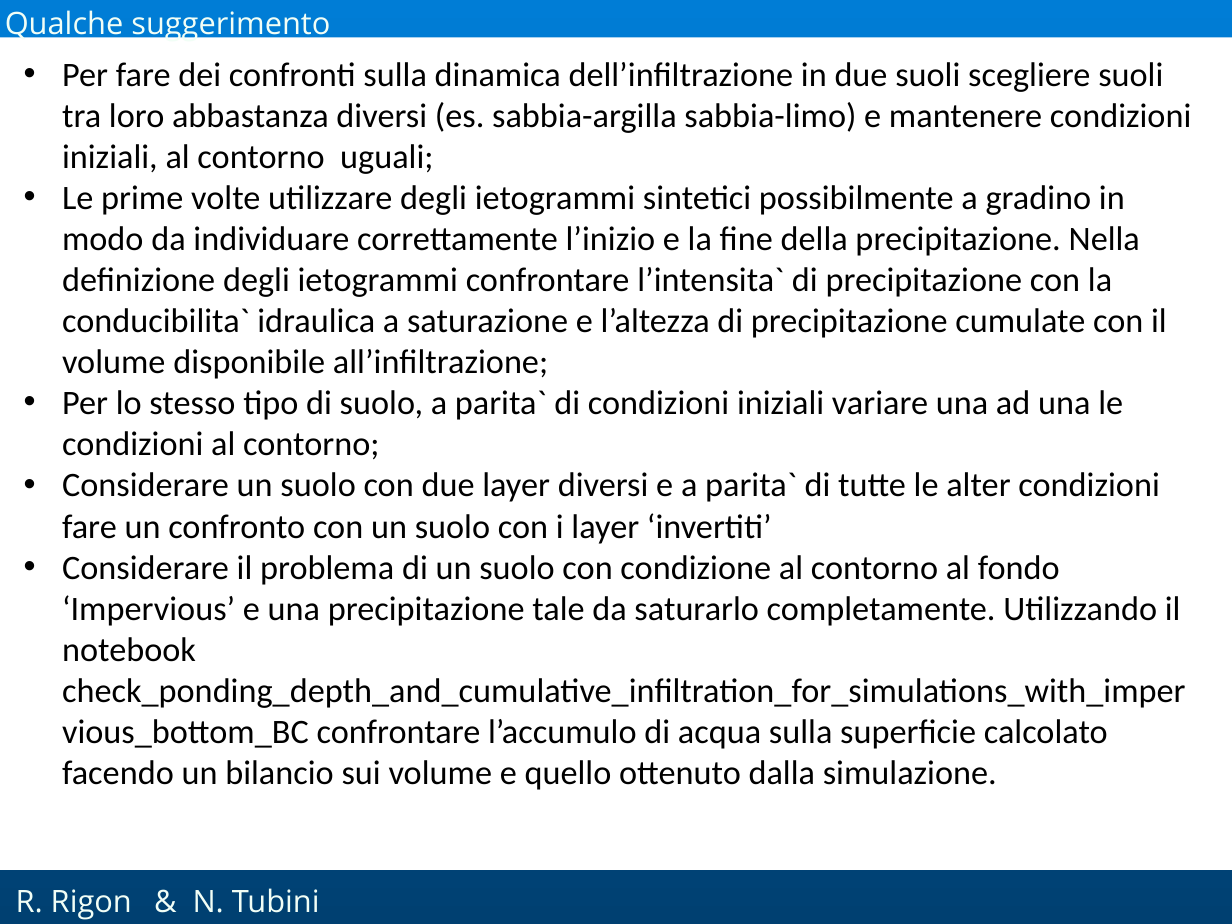
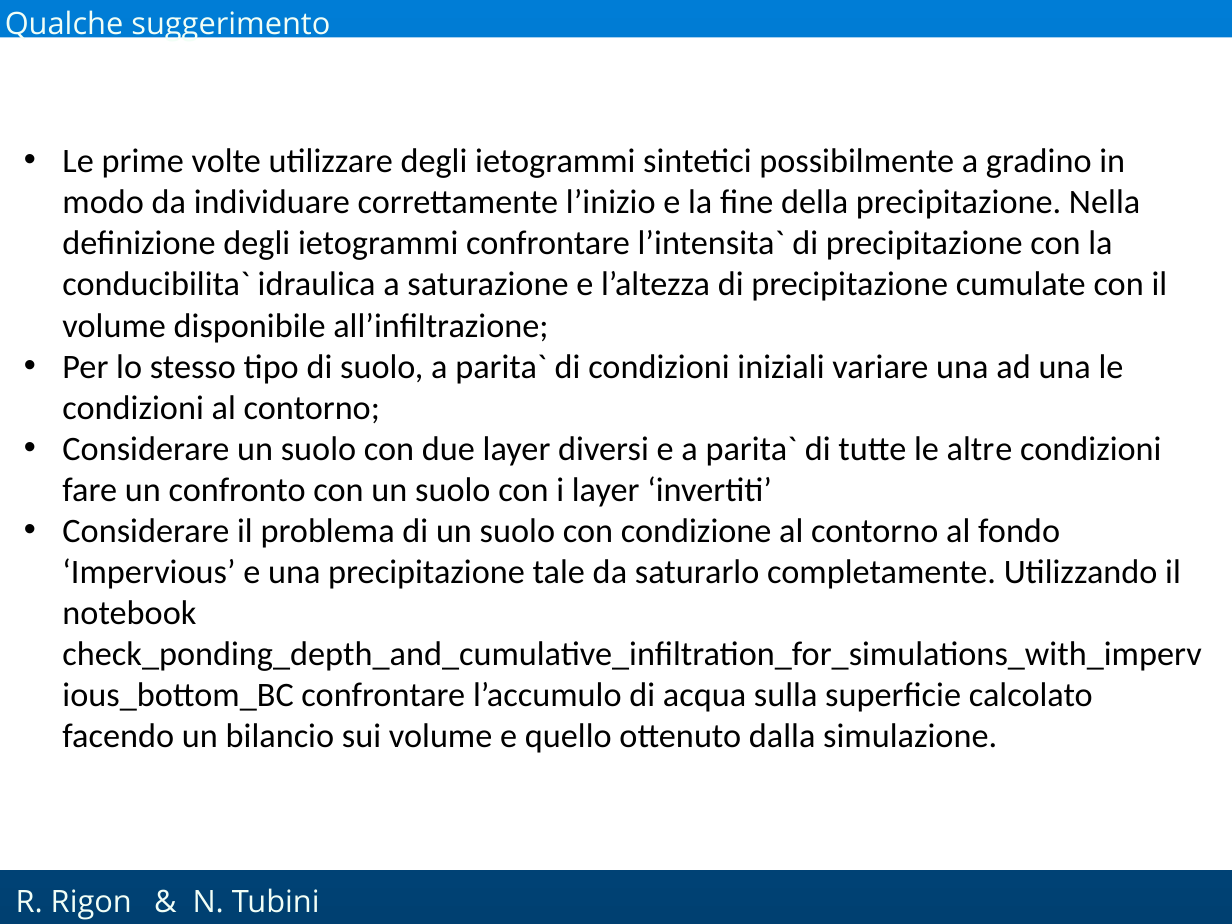
Before and after one commit to GEOframeOMSProjects/OMS_Project_Richards1D, a slide deck: slide 42 of Materials/Richards_English.pptx (slide 41 before the commit). Drawn at 1232x924 pixels with LibreOffice and Linux fonts; fonts in the diff are those of the drawing; background and template pictures are left out. Boxes give left, top, right and bottom in pixels: in the first picture for what was removed or moved away, otherwise in the second. Text is boxed around its words. In the diff, an @@ line names an element or a change of style, - is before the commit and + after.

```diff
--- a/Materials/Richards_English.pptx
+++ b/Materials/Richards_English.pptx
@@ text at (62,62,1191,174): paragraph removed @@
-• Per fare dei confronti sulla dinamica dell’infiltrazione in due suoli scegliere suoli tra loro abbastanza diversi (es. sabbia-argilla sabbia-limo) e mantenere condizioni iniziali, al contorno uguali;
@@ text "Le prime volte utilizzare degli ...": place and size @@
-text "Le prime volte utilizzare degli ..." at (62,62,1191,790)
+text "Le prime volte utilizzare degli ..." at (62,148,1201,753)
@@ text at (62,436,1161,507): text changed @@
-• Considerare un suolo con due layer diversi e a parita` di tutte le alter condizioni fare un confronto con un suolo con i layer ‘invertiti’
+• Considerare un suolo con due layer diversi e a parita` di tutte le altre condizioni fare un confronto con un suolo con i layer ‘invertiti’
```
Also in this commit, not shown: 22 other slides changed, 4 slides added, 3 slides removed.
